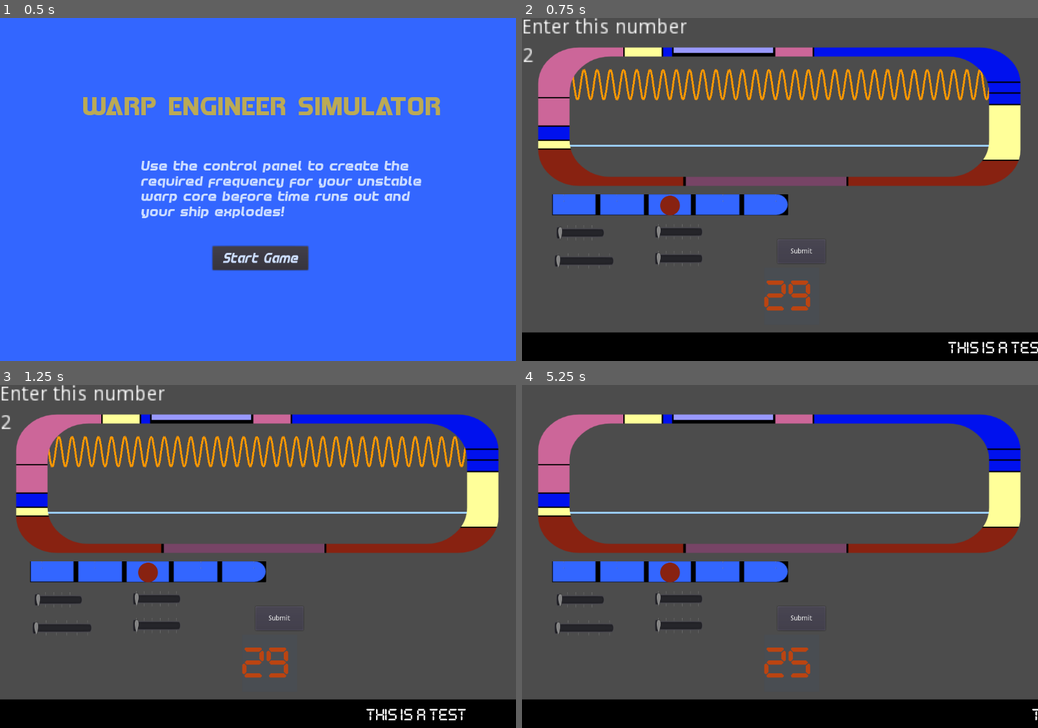
Above: before the commit, frames 1-4 (two rows, left to right).
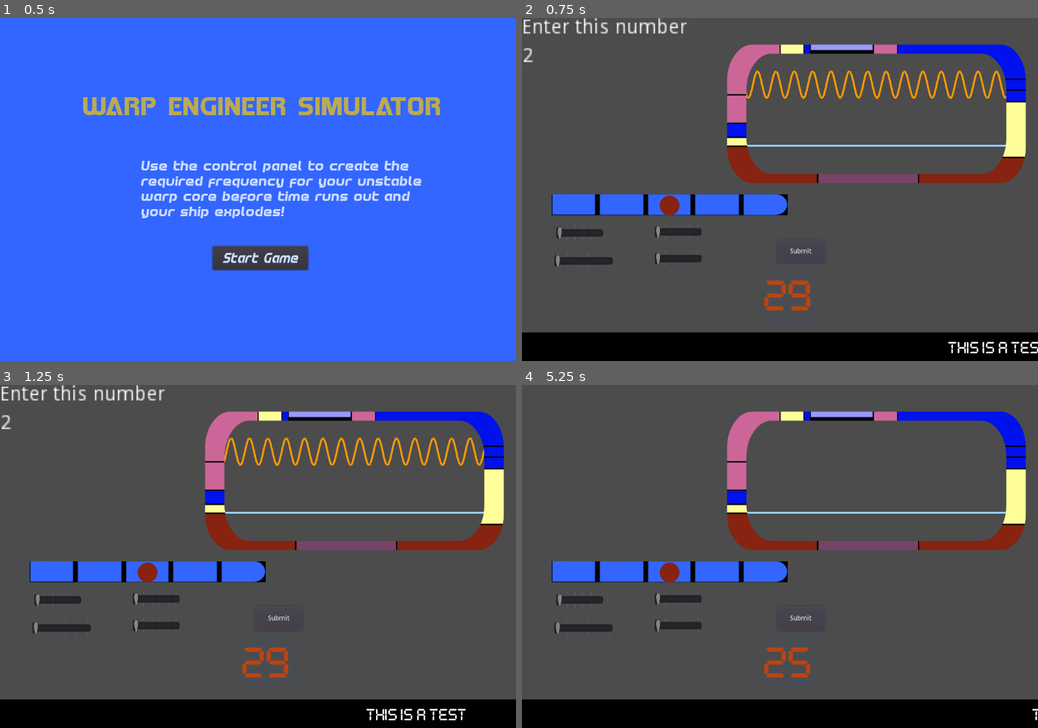
Above: after the commit, the same moments.

Repository: squiggle-at-squiggle/LDJam49
Game: Godot game, scene res://Scenes/Main.tscn
Same seed, same stepped clock (60 frames per second), same inputs: the game is played once before the commit and once after it.
Inputs:
- Up to frame 1 (0.5 s): no input
- Up to frame 2 (0.75 s): click "Start Game" at 0.5 s
- Up to frame 3 (1.25 s): no input
- Up to frame 4 (5.25 s): click "Submit" at 1.25 s; click "Submit" at 2 s; click "Submit" at 2.75 s; tap Enter at 3.5 s; tap Space at 4.25 s; click "Start Game" at 5 s

Frame 1 is identical in both runs. In frame 2, 14% of the frame differs, in the area x 3-98%, y 7-73%; in frame 3, 14%; in frame 4, 11%.
Error in both runs: Attempt to call function 'queue_free' in base 'previously freed instance' on a null instance. (res://Code/Main.gd:48)

Commit message:
graph sizes

Diff:
--- a/Code/EngineGraph.gd
+++ b/Code/EngineGraph.gd
@@ -30,14 +30,14 @@
 	# Choose graph dimensions and scales:
 	# In pixels on screen
 	var pixel_xmin = 0.0
-	var pixel_xmax = 950.0
+	var pixel_xmax = 600.0
 	var pixel_ymin = 75.0 # in Godot 2D, Y axis points down, but we want up
 	var pixel_ymax = 5.0
 	# Graph area
-	var xmin = -4.0
-	var xmax = 50.0
-	var ymin = -4.0
-	var ymax = 4.0
+	var xmin = -4.5
+	var xmax = 20.0
+	var ymin = -4.5
+	var ymax = 4.5
 
 	var inputs = [0]
 	var prev_pixel_y = null
--- a/Scenes/ControlPanel.tscn
+++ b/Scenes/ControlPanel.tscn
@@ -18,7 +18,9 @@
 [node name="Control" type="Control" parent="."]
 anchor_right = 1.0
 anchor_bottom = 1.0
+margin_left = -1.0
 margin_top = 2.82843
+margin_right = -1.0
 margin_bottom = 2.82843
 __meta__ = {
 "_edit_use_anchors_": false
@@ -54,7 +56,7 @@
 margin_bottom = -234.876
 
 [node name="PlayerScreen" parent="Control" instance=ExtResource( 4 )]
-position = Vector2( 75, 225 )
+position = Vector2( 443, 225 )
 line_color = "99CCFF"
 
 [node name="SliderTwo" parent="Control" instance=ExtResource( 5 )]
@@ -82,9 +84,10 @@
 margin_bottom = -237.5
 
 [node name="Sprite" type="Sprite" parent="."]
-position = Vector2( 536.5, 207 )
-scale = Vector2( 0.854167, 0.7575 )
+position = Vector2( 461, 130.2 )
+scale = Vector2( 0.529167, 0.7575 )
 texture = ExtResource( 3 )
+offset = Vector2( 528.189, 93.4653 )
 
 [node name="MessageBox" parent="." instance=ExtResource( 6 )]
 position = Vector2( 0, 660 )
--- a/Scenes/Puzzle.tscn
+++ b/Scenes/Puzzle.tscn
@@ -27,5 +27,5 @@
 }
 
 [node name="EngineGraph" parent="." instance=ExtResource( 2 )]
-position = Vector2( 75, 100 )
+position = Vector2( 443, 100 )
 line_color = "ff9900"
